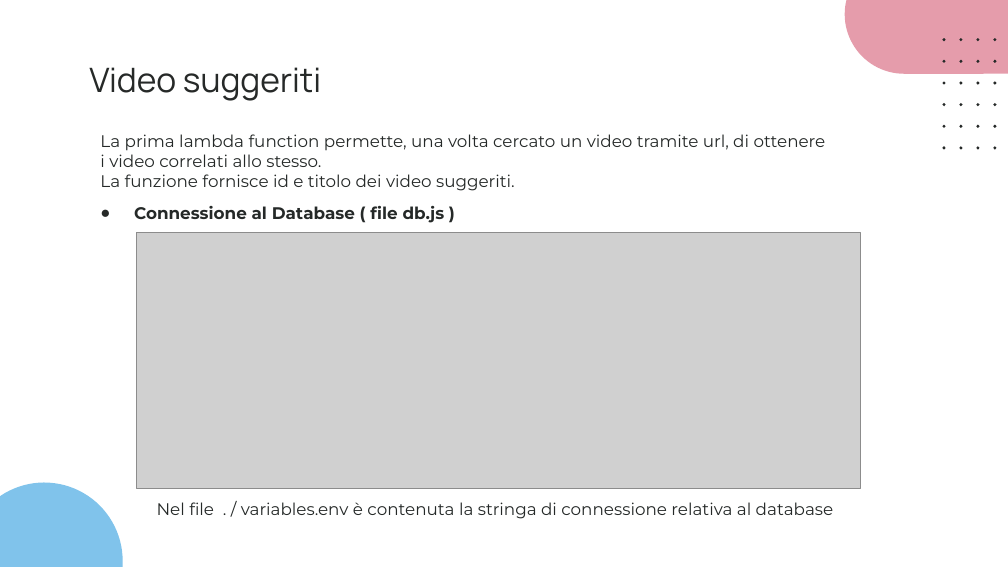
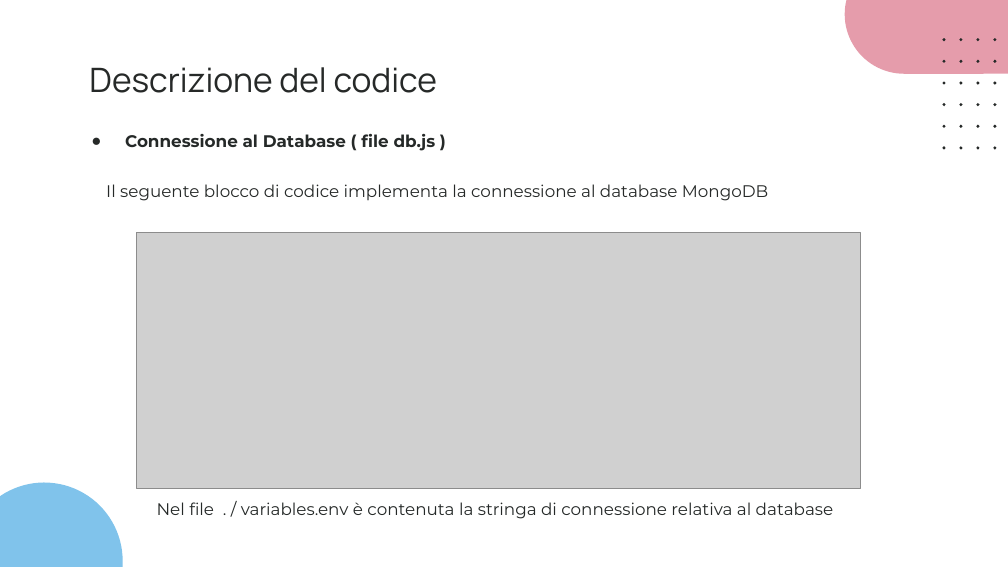
Before and after one commit to giotentori/unibg_cloud_and_mobile, a slide deck: slide 27 of Progetto_TCM/Progetto3.0/CommuniTEDx_3.0.pptx (slide 26 before the commit). Drawn at 1008x567 pixels with LibreOffice and Linux fonts; fonts in the diff are those of the drawing; grey boxes stand for pictures. Boxes give left, top, right and bottom in pixels: in the first picture for what was removed or moved away, otherwise in the second. Text is boxed around its words. In the diff, an @@ line names an element or a change of style, - is before the commit and + after.

```diff
--- a/Progetto_TCM/Progetto3.0/CommuniTEDx_3.0.pptx
+++ b/Progetto_TCM/Progetto3.0/CommuniTEDx_3.0.pptx
@@ title at [89, 67, 437, 93]: text changed @@
-Video suggeriti
+Descrizione del codice
@@ text "Connessione al Database ( file ...": place and size @@
-text "Connessione al Database ( file ..." at [134, 206, 445, 223]
+text "Connessione al Database ( file ..." at [125, 134, 436, 151]
@@ text removed at [100, 134, 826, 191] @@
-La prima lambda function permette, una volta cercato un video tramite url, di ottenere i video correlati allo stesso.
-La funzione fornisce id e titolo dei video suggeriti.
@@ text added at [106, 184, 768, 201], 12 pt, text #262928 @@
+Il seguente blocco di codice implementa la connessione al database MongoDB
```
Also in this commit, not shown: 5 other slides changed, 11 slides added, 5 other files.
